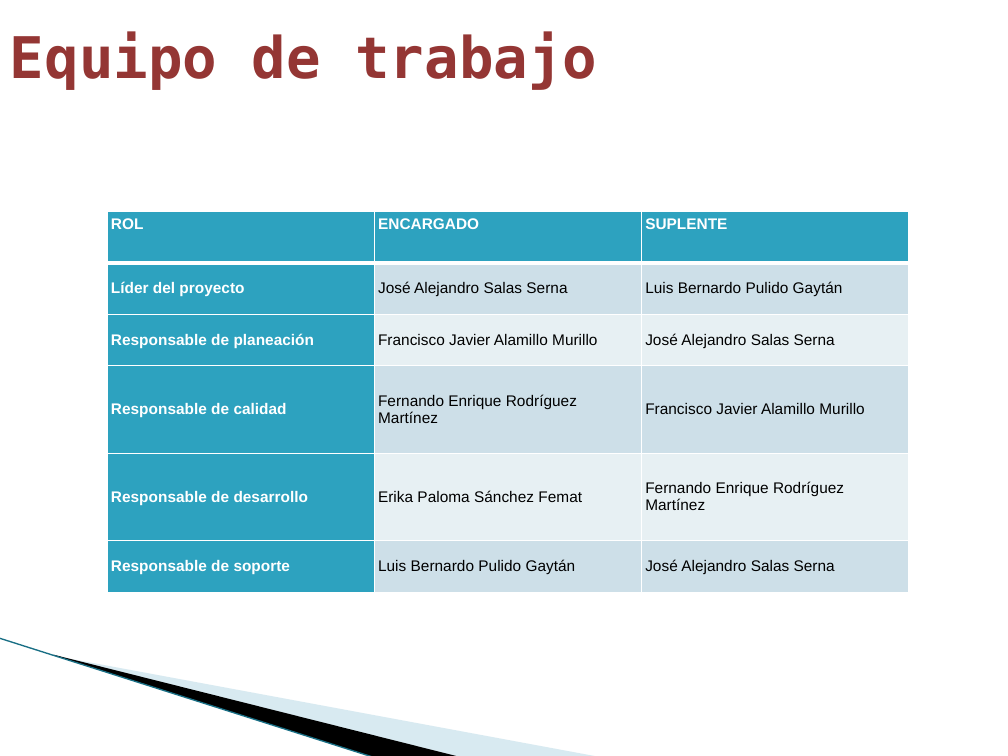
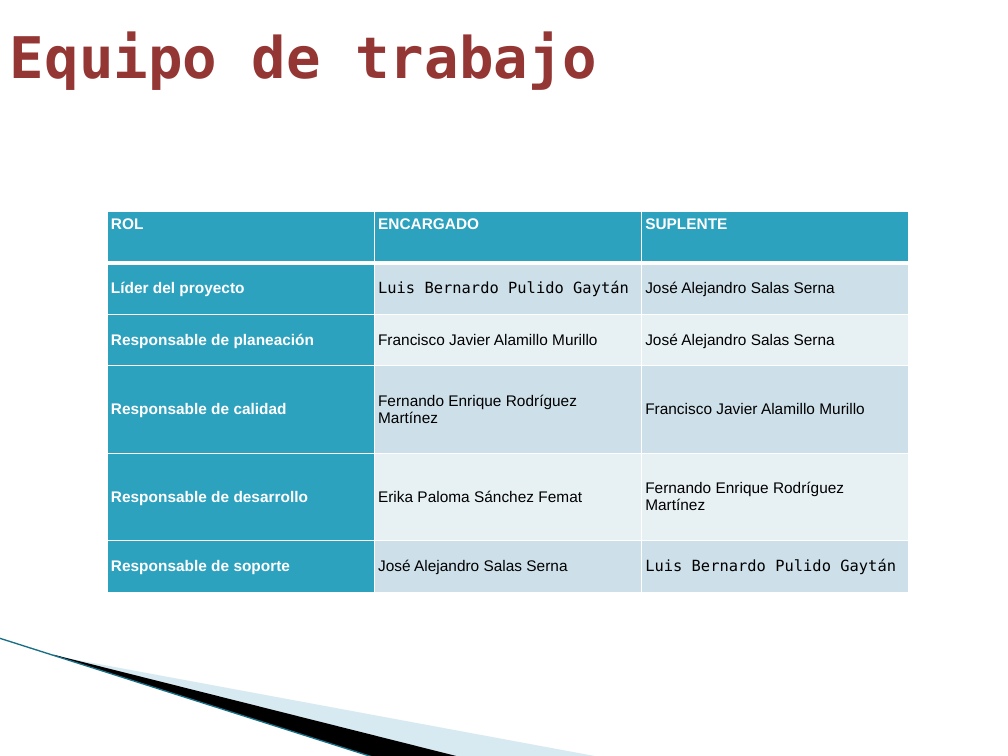
Before and after one commit to francisco-alamillo/ProyectoNutricion, a slide deck: slide 7 of Documentacion/UPIIZ_PTLL_PresentaciónAprobaciónProyecto.pptx. Drawn at 1008x756 pixels with LibreOffice and Linux fonts; fonts in the diff are those of the drawing; background and template pictures are left out. Boxes give left, top, right and bottom in pixels: in the first picture for what was removed or moved away, otherwise in the second. Text is boxed around its words. In the diff, an @@ line names an element or a change of style, - is before the commit and + after.

```diff
--- a/Documentacion/UPIIZ_PTLL_PresentaciónAprobaciónProyecto.pptx
+++ b/Documentacion/UPIIZ_PTLL_PresentaciónAprobaciónProyecto.pptx
@@ table at box(107, 212, 908, 593) @@
-row 2, column 2: José Alejandro Salas Serna
+row 2, column 2: Luis Bernardo Pulido Gaytán
-row 2, column 3: Luis Bernardo Pulido Gaytán
+row 2, column 3: José Alejandro Salas Serna
-row 6, column 2: Luis Bernardo Pulido Gaytán
+row 6, column 2: José Alejandro Salas Serna
-row 6, column 3: José Alejandro Salas Serna
+row 6, column 3: Luis Bernardo Pulido Gaytán
```
Also in this commit, not shown: 1 other file.
